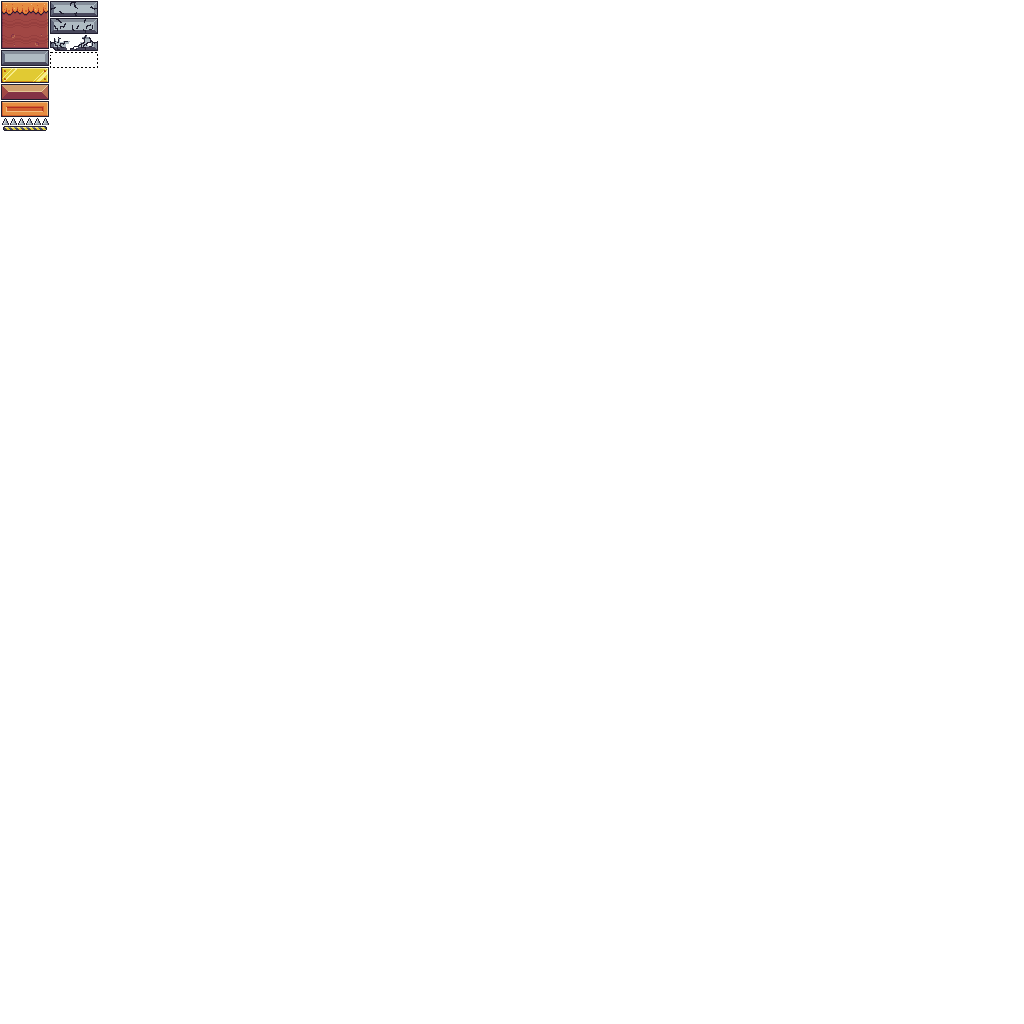
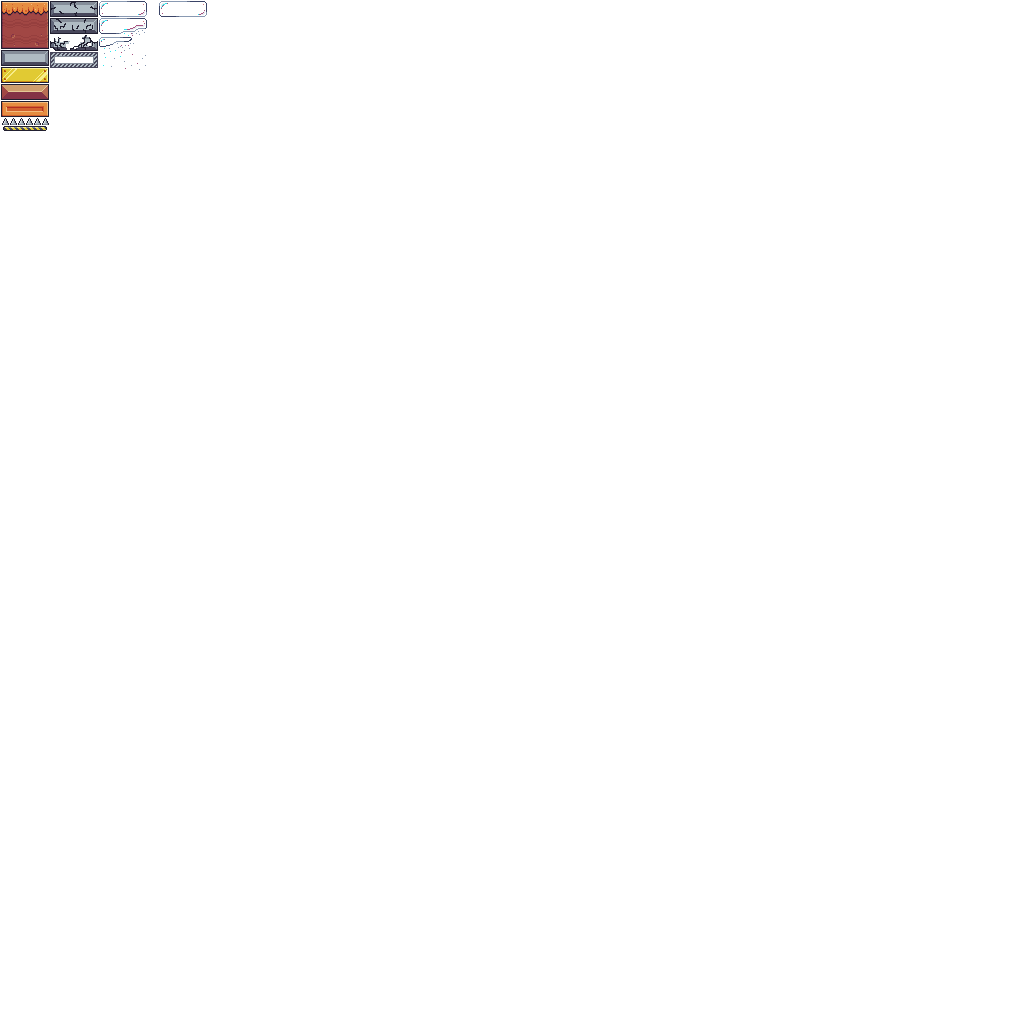
Layers edited between the first and the second w=1024, h=1024 image:
painted on "Layer 3" over [50, 52, 98, 68]
added group "Bubble 2" (1st of 3) with 3 layers above "Bubble" over [159, 1, 207, 17]
added layer "Bubble 1" (1st of 2, in "Bubble 2") in group "Bubble 2" over [159, 1, 207, 17]
added group "Bubble" with 4 layers above "Breakable" over [99, 1, 147, 70]
added layer "Bubble 4" in group "Bubble" over [103, 54, 146, 70]
added layer "Bubble 3" (2nd of 2, in "Bubble") in group "Bubble" over [99, 37, 134, 54]
added layer "Bubble 2" (3rd of 3, in "Bubble") in group "Bubble" over [99, 18, 147, 36]
added layer "Bubble 1" (2nd of 2, in "Bubble") in group "Bubble" over [99, 1, 147, 17]
hid "Layer 0", painted on it over [50, 1, 207, 70]
